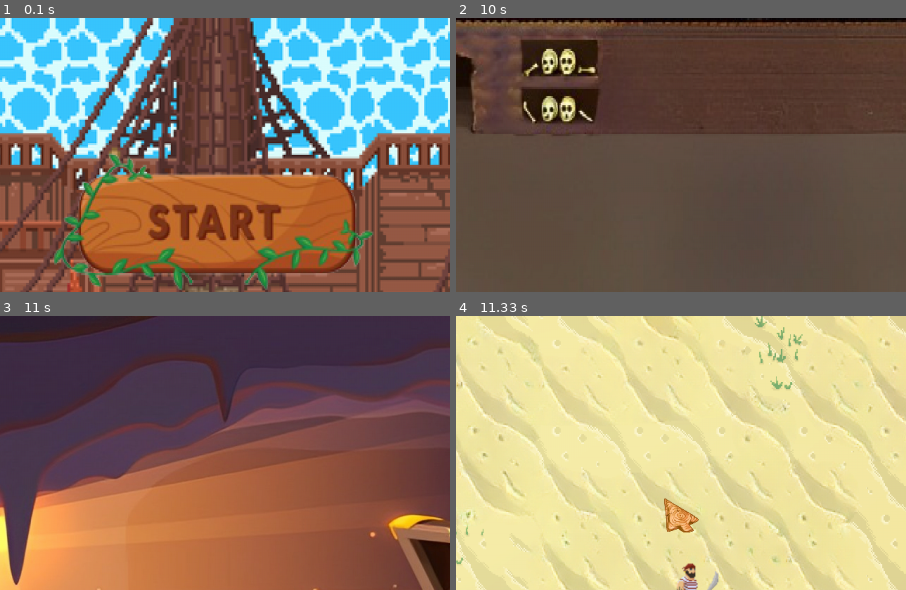
Above: before the commit, frames 1-4 (two rows, left to right).
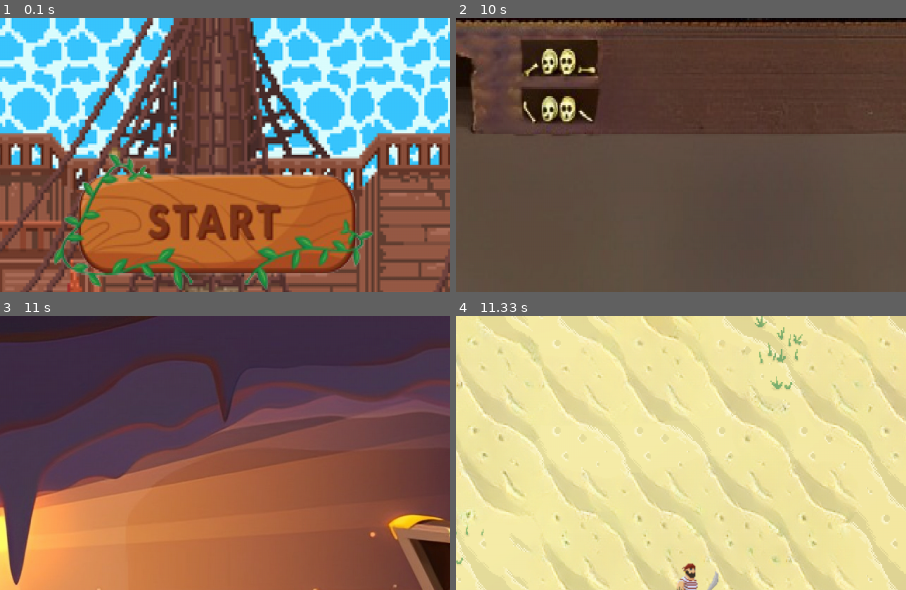
Above: after the commit, the same moments.

Repository: DasolLim/Pygame_Pirates
Game: pygame game, started from main.py
The game is run twice, just before and just after one commit, with the same random seed, the same clock (stepped at 60 frames per second) and the same inputs.
Inputs (mouse positions are % of the whole screen's width and height, from its top left):
- Up to frame 1 (0.1 s): no input
- Up to frame 2 (10 s): tap F at 0.33, 1.33 s; tap C at 0.67, 6.33 s; tap T at 1 s; click (26, 51) at 1.72 s; click (60, 72) at 2.55 s; click (19, 35) at 3.22 s; click (19, 73) at 4.05 s; click (65, 15) at 4.95 s; click (87, 85) at 5.62 s; click (24, 13) at 6.72 s; click (52, 16) at 7.45 s; click (26, 30) at 7.78 s; click (14, 47) at 8.78 s; click (45, 76) at 9.52 s
- Up to frame 3 (11 s): tap T at 10.3 s
- Up to frame 4 (11.33 s): click (47, 33) at 11.18 s
The pictures show only the part of the screen within x 24-74%, y 0-50%; the shares and areas given below are measured in that part.

Frames 1-3 are identical in both runs. In frame 4, 0.6% of the frame differs, in the area x 46-54%, y 66-80%.

Commit message:
myCommit3

Diff:
--- a/main.py
+++ b/main.py
@@ -119,7 +119,7 @@
         mob_group.draw(screen)
 
     #checking if mouse is within game window
-    if pygame.mouse.get_focused() == True:
+    if pygame.mouse.get_focused() == True and loadPlaying:
         #adding mouse image to screen
         screen.blit(cursor_img,pygame.mouse.get_pos())
 
